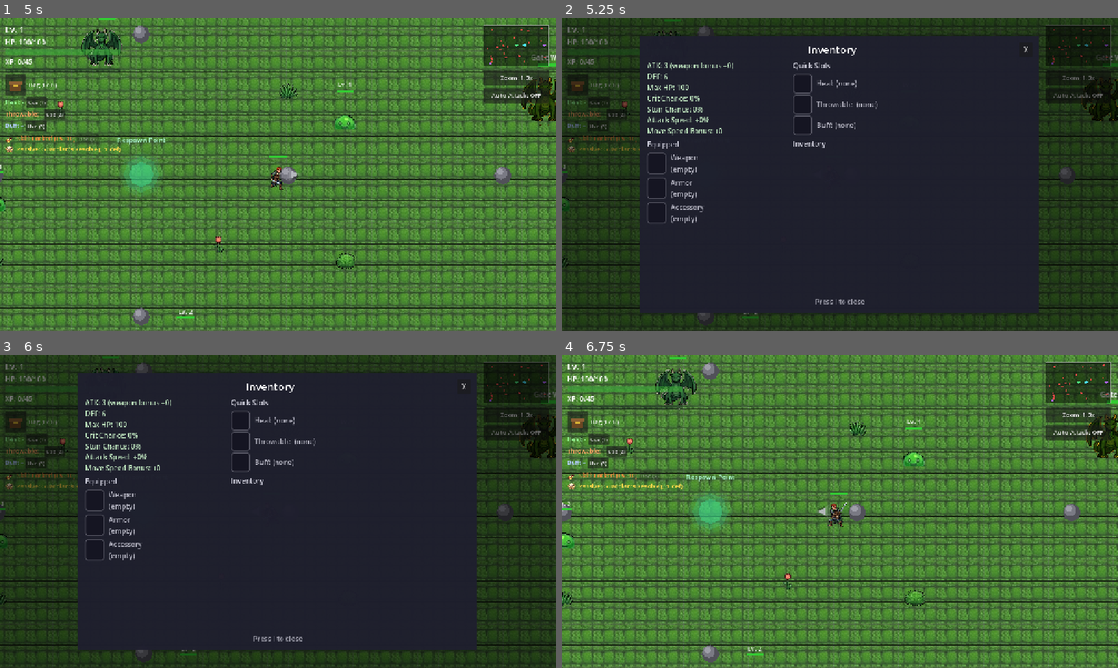
Above: before the commit, frames 1-4 (two rows, left to right).
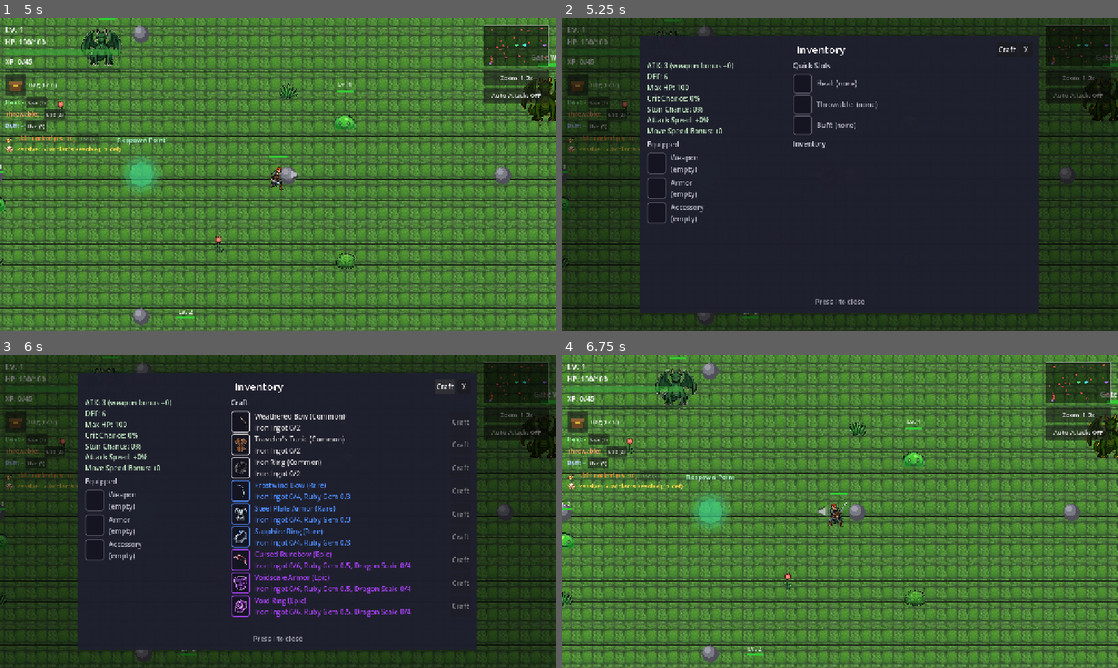
Above: after the commit, the same moments.

Repository: nhanptn1/topdownadventure
Game: Godot game, scene res://scenes/character_select.tscn
Same seed, same stepped clock (60 frames per second), same inputs: the game is played once before the commit and once after it.
Inputs (mouse positions are in pixels of both pictures, inside the frame that each line leads up to):
- Up to frame 1 (5 s): click "Select" at 0.5 s; click "Start Game" at 1.25 s; tap Enter at 2 s; move the mouse to (400, 158) at 2.02 s; hold D (move_right) 2.03-2.75 s; hold Shift (sprint) 2.03-2.75 s; click (400, 158) at 2.17 s; drag from (166, 190) to (116, 36) at 2.77 s; move the mouse to (333, 105) at 3.52 s; hold D (move_right) 3.53-4.25 s; tap F at 3.6 s; drag from (250, 237) to (100, 39) at 4.27 s
- Up to frame 2 (5.25 s): move the mouse to (1006, 221) at 5.02 s; hold A (move_left) from 5.03 s (still down); tap B at 5.1 s
- Up to frame 3 (6 s): release A (move_left) at 5.75 s; click (444, 386) at 5.75 s, where only the run after the commit has a clickable "Craft"
- Up to frame 4 (6.75 s): click "X" at 6.5 s

Frame 1 is identical in both runs. In frame 2, 0.2% of the frame differs, in the area x 42-82%, y 9-12%; in frame 3, 3.8%, in the area x 41-85%, y 9-84%; in frame 4, nothing differs.

Commit message:
Add crafting system as first phase 2 feature
Materials (dragon_scale/iron_ingot/ruby_gem) were pure flavor items with
no gameplay use despite their descriptions promising future crafting.
Adds ItemDatabase.CRAFTING_RECIPES (deterministic, item-specific recipes
for all non-mythic gear) and a "Craft" tab in the existing inventory
panel. Mythic gear stays NG+-exclusive drop-only by design.

Co-Authored-By: Claude Sonnet 5 <noreply@anthropic.com>

Diff:
--- a/scenes/inventory_ui.tscn
+++ b/scenes/inventory_ui.tscn
@@ -50,6 +50,10 @@
 horizontal_alignment = 1
 text = "Inventory"
 
+[node name="CraftToggleButton" type="Button" parent="Center/PanelBG/Margin/Content/TitleBar"]
+layout_mode = 2
+text = "Craft"
+
 [node name="CloseButton" type="Button" parent="Center/PanelBG/Margin/Content/TitleBar"]
 layout_mode = 2
 custom_minimum_size = Vector2(32, 32)
@@ -95,21 +99,39 @@
 size_flags_horizontal = 3
 theme_override_constants/separation = 8
 
-[node name="QuickSlotHeader" type="Label" parent="Center/PanelBG/Margin/Content/BodyRow/RightScroll/RightList"]
+[node name="BagSection" type="VBoxContainer" parent="Center/PanelBG/Margin/Content/BodyRow/RightScroll/RightList"]
+layout_mode = 2
+theme_override_constants/separation = 8
+
+[node name="QuickSlotHeader" type="Label" parent="Center/PanelBG/Margin/Content/BodyRow/RightScroll/RightList/BagSection"]
 layout_mode = 2
 theme_override_colors/font_color = Color(0.8, 0.8, 0.85, 1)
 text = "Quick Slots"
 
-[node name="QuickSlotContainer" type="VBoxContainer" parent="Center/PanelBG/Margin/Content/BodyRow/RightScroll/RightList"]
+[node name="QuickSlotContainer" type="VBoxContainer" parent="Center/PanelBG/Margin/Content/BodyRow/RightScroll/RightList/BagSection"]
 layout_mode = 2
 theme_override_constants/separation = 4
 
-[node name="InvHeader" type="Label" parent="Center/PanelBG/Margin/Content/BodyRow/RightScroll/RightList"]
+[node name="InvHeader" type="Label" parent="Center/PanelBG/Margin/Content/BodyRow/RightScroll/RightList/BagSection"]
 layout_mode = 2
 theme_override_colors/font_color = Color(0.8, 0.8, 0.85, 1)
 text = "Inventory"
 
-[node name="InvList" type="VBoxContainer" parent="Center/PanelBG/Margin/Content/BodyRow/RightScroll/RightList"]
+[node name="InvList" type="VBoxContainer" parent="Center/PanelBG/Margin/Content/BodyRow/RightScroll/RightList/BagSection"]
+layout_mode = 2
+theme_override_constants/separation = 4
+
+[node name="CraftSection" type="VBoxContainer" parent="Center/PanelBG/Margin/Content/BodyRow/RightScroll/RightList"]
+layout_mode = 2
+visible = false
+theme_override_constants/separation = 8
+
+[node name="CraftHeader" type="Label" parent="Center/PanelBG/Margin/Content/BodyRow/RightScroll/RightList/CraftSection"]
+layout_mode = 2
+theme_override_colors/font_color = Color(0.8, 0.8, 0.85, 1)
+text = "Craft"
+
+[node name="CraftList" type="VBoxContainer" parent="Center/PanelBG/Margin/Content/BodyRow/RightScroll/RightList/CraftSection"]
 layout_mode = 2
 theme_override_constants/separation = 4
 
@@ -119,4 +141,5 @@
 horizontal_alignment = 1
 text = "Press I to close"
 
+[connection signal="pressed" from="Center/PanelBG/Margin/Content/TitleBar/CraftToggleButton" to="." method="_on_craft_toggle_pressed"]
 [connection signal="pressed" from="Center/PanelBG/Margin/Content/TitleBar/CloseButton" to="." method="close"]
--- a/scripts/inventory_ui.gd
+++ b/scripts/inventory_ui.gd
@@ -8,12 +8,16 @@
 @onready var player: Node = get_parent()
 @onready var stats_label: Label = $Center/PanelBG/Margin/Content/BodyRow/LeftColumn/StatsLabel
 @onready var equip_slots_container: VBoxContainer = $Center/PanelBG/Margin/Content/BodyRow/LeftColumn/EquipSlots
-@onready var quick_slots_container: VBoxContainer = $Center/PanelBG/Margin/Content/BodyRow/RightScroll/RightList/QuickSlotContainer
-@onready var inventory_list_container: VBoxContainer = $Center/PanelBG/Margin/Content/BodyRow/RightScroll/RightList/InvList
+@onready var bag_section: VBoxContainer = $Center/PanelBG/Margin/Content/BodyRow/RightScroll/RightList/BagSection
+@onready var quick_slots_container: VBoxContainer = $Center/PanelBG/Margin/Content/BodyRow/RightScroll/RightList/BagSection/QuickSlotContainer
+@onready var inventory_list_container: VBoxContainer = $Center/PanelBG/Margin/Content/BodyRow/RightScroll/RightList/BagSection/InvList
+@onready var craft_section: VBoxContainer = $Center/PanelBG/Margin/Content/BodyRow/RightScroll/RightList/CraftSection
+@onready var craft_list_container: VBoxContainer = $Center/PanelBG/Margin/Content/BodyRow/RightScroll/RightList/CraftSection/CraftList
 @onready var discard_confirm: ConfirmationDialog = $DiscardConfirm
 
 var _pending_discard_id: String = ""
 var _pending_discard_instance_id: String = ""
+var _craft_mode: bool = false
 
 
 func _ready() -> void:
@@ -28,6 +32,12 @@
 func open() -> void:
 	visible = true
 	get_tree().paused = true
+	_craft_mode = false
+	refresh()
+
+
+func _on_craft_toggle_pressed() -> void:
+	_craft_mode = not _craft_mode
 	refresh()
 
 
@@ -48,6 +58,9 @@
 	for category in CATEGORIES:
 		var item_id: String = GlobalState.quick_slots.get(category, "")
 		quick_slots_container.add_child(_build_quick_slot_row(category, item_id))
+
+	bag_section.visible = not _craft_mode
+	craft_section.visible = _craft_mode
 
 	_clear_children(inventory_list_container)
 	# Gear: one row per individual rolled copy (not grouped by item id) so
@@ -64,6 +77,10 @@
 		else:
 			inventory_list_container.add_child(_build_material_row(item_id))
 
+	_clear_children(craft_list_container)
+	for item_id in ItemDatabase.CRAFTING_RECIPES.keys():
+		craft_list_container.add_child(_build_craft_row(item_id))
+
 
 func _update_stats_summary() -> void:
 	var total_atk: int = player.total_attack_damage()
@@ -163,6 +180,41 @@
 	)
 	row.add_child(button)
 	row.add_child(_make_gear_discard_button(instance_id, item))
+	return row
+
+
+func _build_craft_row(item_id: String) -> HBoxContainer:
+	var row := HBoxContainer.new()
+	row.add_theme_constant_override("separation", 10)
+	row.add_child(_make_icon_slot(item_id))
+	var item := ItemDatabase.get_item(item_id)
+	var recipe := ItemDatabase.get_recipe(item_id)
+	var label := Label.new()
+	label.custom_minimum_size = Vector2(260, 0)
+	label.size_flags_horizontal = Control.SIZE_EXPAND_FILL
+	label.autowrap_mode = TextServer.AUTOWRAP_WORD_SMART
+	var cost_parts: Array[String] = []
+	var affordable := true
+	for material_id in recipe.keys():
+		var need: int = recipe[material_id]
+		var have: int = GlobalState.storage.get(material_id, 0)
+		if have < need:
+			affordable = false
+		var mat_name: String = ItemDatabase.get_item(material_id).get("name", material_id)
+		cost_parts.append("%s %d/%d" % [mat_name, have, need])
+	label.text = "%s (%s)\n%s" % [item.get("name", "?"), str(item.get("rarity", "common")).capitalize(), ", ".join(cost_parts)]
+	label.add_theme_color_override("font_color", item.get("color", Color.WHITE))
+	label.tooltip_text = item.get("description", "")
+	row.add_child(label)
+
+	var button := Button.new()
+	button.text = "Craft"
+	button.disabled = not affordable
+	button.pressed.connect(func() -> void:
+		player.craft_item(item_id)
+		refresh()
+	)
+	row.add_child(button)
 	return row
 
 
--- a/scripts/item_database.gd
+++ b/scripts/item_database.gd
@@ -177,6 +177,27 @@
 # the reference example this was designed from.
 const STAT_ROLL_MIN_RATIO := 0.6
 const INT_STATS := ["atk", "def", "hp"]
+
+
+# item_id -> {material_id: count}, common/rare/epic tiers only -- mythic gear
+# is deliberately not craftable, staying a NG+-exclusive drop-only reward (see
+# MYTHIC_DROP_CHANCE above). Costs scale with rarity; first-pass numbers,
+# retune here if farming feels too fast/slow.
+const CRAFTING_RECIPES := {
+	"weathered_bow": {"iron_ingot": 2},
+	"travelers_tunic": {"iron_ingot": 2},
+	"iron_ring": {"iron_ingot": 2},
+	"frostwind_bow": {"iron_ingot": 4, "ruby_gem": 3},
+	"steel_plate_armor": {"iron_ingot": 4, "ruby_gem": 3},
+	"sapphire_ring": {"iron_ingot": 4, "ruby_gem": 3},
+	"cursed_runebow": {"iron_ingot": 6, "ruby_gem": 5, "dragon_scale": 4},
+	"voidscale_armor": {"iron_ingot": 6, "ruby_gem": 5, "dragon_scale": 4},
+	"void_ring": {"iron_ingot": 6, "ruby_gem": 5, "dragon_scale": 4},
+}
+
+
+static func get_recipe(item_id: String) -> Dictionary:
+	return CRAFTING_RECIPES.get(item_id, {})
 
 
 static func get_item(id: String) -> Dictionary:
--- a/scripts/player.gd
+++ b/scripts/player.gd
@@ -882,6 +882,24 @@
 func discard_gear_instance(instance_id: String) -> void:
 	GlobalState.gear_discard_instance(instance_id)
 	GlobalState.save_game()
+
+
+func craft_item(item_id: String) -> bool:
+	var recipe := ItemDatabase.get_recipe(item_id)
+	if recipe.is_empty():
+		return false
+	for material_id in recipe.keys():
+		if GlobalState.storage.get(material_id, 0) < recipe[material_id]:
+			return false
+	for material_id in recipe.keys():
+		GlobalState.storage_remove(material_id, recipe[material_id])
+	# add_item_to_inventory() already rolls a fresh independent instance via
+	# GlobalState.gear_add() and pops the equip-upgrade prompt if it's better
+	# than what's equipped -- crafted gear behaves identically to a dropped
+	# item once created.
+	add_item_to_inventory(item_id)
+	AudioManager.play("pickup")
+	return true
 
 
 func _use_quick_slot(category: String) -> void:
Not shown, changed: docs/PROJECT_SUMMARY.md
